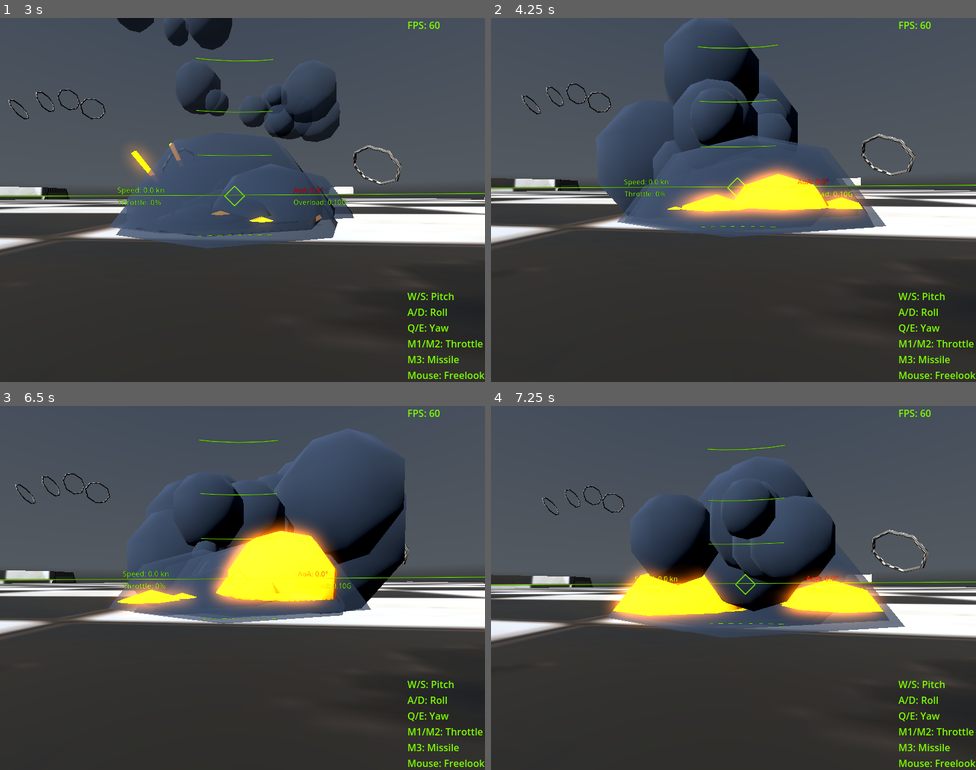
Above: before the commit, frames 1-4 (two rows, left to right).
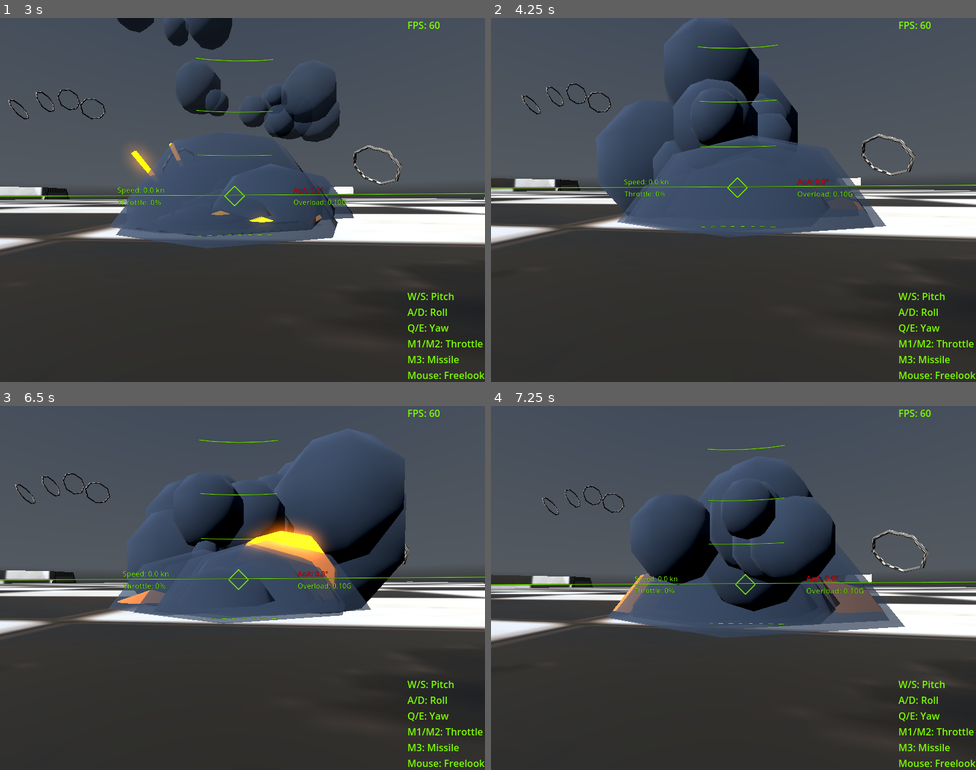
Above: after the commit, the same moments.

Repository: IzalithSky/vimana
Game: Godot game, scene res://scenes/main_menu.tscn
Same seed, same stepped clock (60 frames per second), same inputs: the game is played once before the commit and once after it. A sky picture missing from this copy of the repository is replaced by a grey-blue gradient.
Inputs (mouse positions are in pixels of both pictures, inside the frame that each line leads up to):
- Up to frame 1 (3 s): click "Jet Vimana" at 0.5 s; move the mouse to (266, 200) at 1.27 s; hold S (pitch_up) from 1.28 s (still down); tap V (fire_missile) at 1.35, 2.1, 2.85 s; move the mouse to (218, 200) at 2.02 s; move the mouse to (252, 192) at 2.77 s
- Up to frame 2 (4.25 s): keep holding S (pitch_up); move the mouse to (728, 207) at 3.52 s; tap V (fire_missile) at 3.6 s
- Up to frame 3 (6.5 s): keep holding S (pitch_up); move the mouse to (276, 591) at 4.27 s; tap V (fire_missile) at 4.35, 5.1, 5.85 s; move the mouse to (203, 584) at 5.02 s; move the mouse to (247, 588) at 5.77 s
- Up to frame 4 (7.25 s): move the mouse to (714, 580) at 6.52 s; release S (pitch_up) at 6.53 s; hold D (roll_right) from 6.53 s (still down); tap V (fire_missile) at 6.6 s

Frame 1 is identical in both runs. In frame 2, 4.4% of the frame differs, in the area x 36-78%, y 39-56%; in frame 3, 5.9%; in frame 4, 6.2%, in the area x 8-90%, y 43-61%.

Commit message:
sam sites

Diff:
--- a/objects/missile/missile.gd
+++ b/objects/missile/missile.gd
@@ -1,10 +1,15 @@
-class_name Missile extends RigidBody3D
+class_name Missile
+extends RigidBody3D
 
 @export var speed: float = 300.0
-@export var lifetime: float = 5.0
+@export var lifetime: float = 10.0
 @export var explosion_scene: PackedScene
+@export var target: Node3D
+@export var max_turn_rate_deg: float = 90.0  # degrees per second
+@export var max_fuel: float = 30.0  # fuel in seconds
 
 var time_alive: float = 0.0
+var fuel: float = max_fuel
 
 
 func _ready() -> void:
@@ -12,10 +17,33 @@
 
 
 func _physics_process(delta: float) -> void:
-	# Move missile forward
+	if target and fuel > 0.0:
+		# Predict target future position
+		var to_target = target.global_transform.origin - global_transform.origin
+		var target_velocity = target.linear_velocity if target is RigidBody3D else Vector3.ZERO
+		var time_to_reach = to_target.length() / speed
+		var predicted_position = target.global_transform.origin + target_velocity * time_to_reach
+
+		var desired_dir: Vector3 = (predicted_position - global_transform.origin).normalized()
+		var current_dir: Vector3 = -global_transform.basis.z
+		var angle_diff: float = current_dir.angle_to(desired_dir)
+		var max_turn_rad: float = deg_to_rad(max_turn_rate_deg) * delta
+
+		if angle_diff > 0.001:
+			var axis: Vector3 = current_dir.cross(desired_dir).normalized()
+			var turn_angle: float = min(angle_diff, max_turn_rad)
+			var rotation_delta = Basis(axis, turn_angle)
+			global_transform.basis = rotation_delta * global_transform.basis
+			fuel -= turn_angle / max_turn_rad * delta
+		else:
+			fuel -= delta * 0.1  # minimal drain
+
+		fuel = max(fuel, 0.0)
+
+	# Constant forward velocity
 	linear_velocity = -global_transform.basis.z * speed
 
-	# Timeout check
+	# Lifetime check
 	time_alive += delta
 	if time_alive >= lifetime:
 		_spawn_explosion()
--- a/objects/missile/missile_launcher.gd
+++ b/objects/missile_launcher.gd
@@ -1,13 +1,7 @@
 class_name MissileLauncher extends Node3D
 
 @export var missile_scene: PackedScene
-@export var fire_action: String = "fire_missile"
-
-
-func _process(delta: float) -> void:
-	if Input.is_action_just_pressed(fire_action):
-		launch_missile()
-
+@export var target: Node3D  # Optional
 
 func launch_missile() -> void:
 	if missile_scene:
@@ -15,6 +9,9 @@
 		get_tree().current_scene.add_child(missile)
 		missile.global_transform = global_transform
 
-		# Ignore collision with parent (e.g., the jet)
+		if missile is Missile and target:
+			missile.target = target
+
+		# Ignore collision with parent
 		if missile is RigidBody3D and owner is CollisionObject3D:
 			missile.add_collision_exception_with(owner)
--- /dev/null
+++ b/objects/player_missile_launcher.gd
@@ -0,0 +1,7 @@
+class_name PlayerMissileLauncher extends MissileLauncher
+
+@export var fire_action: String = "fire_missile"
+
+func _process(delta: float) -> void:
+	if Input.is_action_just_pressed(fire_action):
+		launch_missile()
--- /dev/null
+++ b/objects/sam.gd
@@ -0,0 +1,15 @@
+class_name SAM extends MissileLauncher
+
+
+
+@export var fire_interval: float = 2.0
+var _timer := 0.0
+
+func _process(delta: float) -> void:
+	if not target:
+		target = get_tree().get_first_node_in_group("player")
+	if target:
+		_timer += delta
+		if _timer >= fire_interval:
+			_timer = 0.0
+			launch_missile()
--- a/objects/vehicles/vimana_h/vimana_h.tscn
+++ b/objects/vehicles/vimana_h/vimana_h.tscn
@@ -5,8 +5,8 @@
 [ext_resource type="Script" uid="uid://cu5pn655aha13" path="res://objects/common/fp_camera_holder.gd" id="4_cmws1"]
 [ext_resource type="Script" uid="uid://db5fo0njlni2v" path="res://objects/common/horizon.gd" id="5_b75js"]
 [ext_resource type="Texture2D" uid="uid://buyab1s5wwd8b" path="res://textures/nose_sprite.png" id="6_wmq1v"]
+[ext_resource type="Script" uid="uid://ca3q1n33gqkgg" path="res://objects/player_missile_launcher.gd" id="7_66awe"]
 [ext_resource type="Texture2D" uid="uid://c8pblqefl4ywh" path="res://textures/heading_sprite.png" id="7_wis5o"]
-[ext_resource type="Script" uid="uid://d2nrb6pxnthli" path="res://objects/missile/missile_launcher.gd" id="8_qdi1b"]
 [ext_resource type="PackedScene" uid="uid://cmrbjs74gmqdn" path="res://objects/missile/missile.tscn" id="9_5o11h"]
 
 [sub_resource type="ArrayMesh" id="ArrayMesh_s1d72"]
@@ -254,5 +254,5 @@
 
 [node name="MissileLauncher" type="Node3D" parent="."]
 transform = Transform3D(1, 0, 0, 0, 1, 0, 0, 0, 1, 0, -1.5, 0)
-script = ExtResource("8_qdi1b")
+script = ExtResource("7_66awe")
 missile_scene = ExtResource("9_5o11h")
--- a/objects/vehicles/vimana_j/vimana_j.tscn
+++ b/objects/vehicles/vimana_j/vimana_j.tscn
@@ -7,7 +7,7 @@
 [ext_resource type="Script" uid="uid://db5fo0njlni2v" path="res://objects/common/horizon.gd" id="4_nhwor"]
 [ext_resource type="Texture2D" uid="uid://buyab1s5wwd8b" path="res://textures/nose_sprite.png" id="5_nndtu"]
 [ext_resource type="Texture2D" uid="uid://c8pblqefl4ywh" path="res://textures/heading_sprite.png" id="6_g63xp"]
-[ext_resource type="Script" uid="uid://d2nrb6pxnthli" path="res://objects/missile/missile_launcher.gd" id="8_ql27g"]
+[ext_resource type="Script" uid="uid://ca3q1n33gqkgg" path="res://objects/player_missile_launcher.gd" id="8_pcmts"]
 [ext_resource type="PackedScene" uid="uid://cmrbjs74gmqdn" path="res://objects/missile/missile.tscn" id="9_67yly"]
 
 [sub_resource type="ArrayMesh" id="ArrayMesh_s1d72"]
@@ -259,5 +259,5 @@
 
 [node name="MissileLauncher" type="Node3D" parent="."]
 transform = Transform3D(1, 0, 0, 0, 1, 0, 0, 0, 1, 0, -1.5, 0)
-script = ExtResource("8_ql27g")
+script = ExtResource("8_pcmts")
 missile_scene = ExtResource("9_67yly")
--- a/objects/vehicles/vimana_lvd/vimana_lvd.tscn
+++ b/objects/vehicles/vimana_lvd/vimana_lvd.tscn
@@ -5,8 +5,8 @@
 [ext_resource type="Script" uid="uid://cu5pn655aha13" path="res://objects/common/fp_camera_holder.gd" id="4_ag212"]
 [ext_resource type="Script" uid="uid://db5fo0njlni2v" path="res://objects/common/horizon.gd" id="5_asrxm"]
 [ext_resource type="Texture2D" uid="uid://buyab1s5wwd8b" path="res://textures/nose_sprite.png" id="6_8dfia"]
+[ext_resource type="Script" uid="uid://ca3q1n33gqkgg" path="res://objects/player_missile_launcher.gd" id="7_3juvv"]
 [ext_resource type="Texture2D" uid="uid://c8pblqefl4ywh" path="res://textures/heading_sprite.png" id="7_qwtcr"]
-[ext_resource type="Script" uid="uid://d2nrb6pxnthli" path="res://objects/missile/missile_launcher.gd" id="8_83kcv"]
 [ext_resource type="PackedScene" uid="uid://cmrbjs74gmqdn" path="res://objects/missile/missile.tscn" id="9_rv5pg"]
 
 [sub_resource type="ArrayMesh" id="ArrayMesh_s1d72"]
@@ -254,5 +254,5 @@
 
 [node name="MissileLauncher" type="Node3D" parent="."]
 transform = Transform3D(1, 0, 0, 0, 1, 0, 0, 0, 1, 0, -1.5, 0)
-script = ExtResource("8_83kcv")
+script = ExtResource("7_3juvv")
 missile_scene = ExtResource("9_rv5pg")
--- a/scenes/world.gd
+++ b/scenes/world.gd
@@ -11,4 +11,5 @@
 	if vehicle_scene:
 		var vehicle = vehicle_scene.instantiate()
 		vehicle.global_transform = spawn.global_transform
+		vehicle.add_to_group("player")
 		objects.add_child(vehicle)
--- a/scenes/world_0.tscn
+++ b/scenes/world_0.tscn
@@ -1,10 +1,12 @@
-[gd_scene load_steps=20 format=4 uid="uid://dj47wc5nnm06h"]
+[gd_scene load_steps=22 format=4 uid="uid://dj47wc5nnm06h"]
 
 [ext_resource type="Script" uid="uid://dhxjopkuabn57" path="res://scenes/world.gd" id="1_bcyrs"]
 [ext_resource type="Texture2D" uid="uid://cxsddgs0gyvbd" path="res://textures/256x256/Wood/Wood_04-256x256.png" id="1_i4dot"]
 [ext_resource type="Texture2D" uid="uid://c1roa4832yb6l" path="res://textures/256x256/Wood/Wood_01-256x256.png" id="2_c81cj"]
 [ext_resource type="Texture2D" uid="uid://sndvqvvcq06x" path="res://textures/256x256/Tile/Tile_11-256x256.png" id="3_c81cj"]
 [ext_resource type="Texture2D" uid="uid://cn0tsbbgu47va" path="res://textures/kloofendal_43d_clear_puresky_1k.exr" id="4_bcyrs"]
+[ext_resource type="Script" uid="uid://b8gu7esoqx2fq" path="res://objects/sam.gd" id="6_7oua0"]
+[ext_resource type="PackedScene" uid="uid://cmrbjs74gmqdn" path="res://objects/missile/missile.tscn" id="7_85mci"]
 
 [sub_resource type="StandardMaterial3D" id="StandardMaterial3D_7oua0"]
 albedo_texture = ExtResource("1_i4dot")
@@ -320,6 +322,48 @@
 [node name="Spawn" type="Node3D" parent="objects"]
 transform = Transform3D(0.994267, 0, 0.106923, 0, 1, 0, -0.106923, 0, 0.994267, 10.7364, 1.03872, -315.373)
 
+[node name="SAMs" type="Node3D" parent="objects"]
+
+[node name="SAM1" type="CSGBox3D" parent="objects/SAMs"]
+transform = Transform3D(1, 0, 0, 0, 1, 0, 0, 0, 1, -6.57855, 0, 90.9384)
+script = ExtResource("6_7oua0")
+missile_scene = ExtResource("7_85mci")
+
+[node name="SAM2" type="CSGBox3D" parent="objects/SAMs"]
+transform = Transform3D(1, 0, 0, 0, 1, 0, 0, 0, 1, 952.729, 0, 1683.12)
+script = ExtResource("6_7oua0")
+missile_scene = ExtResource("7_85mci")
+
+[node name="SAM3" type="CSGBox3D" parent="objects/SAMs"]
+transform = Transform3D(1, 0, 0, 0, 1, 0, 0, 0, 1, 1940.56, 0, -81.9309)
+script = ExtResource("6_7oua0")
+missile_scene = ExtResource("7_85mci")
+
+[node name="SAM4" type="CSGBox3D" parent="objects/SAMs"]
+transform = Transform3D(1, 0, 0, 0, 1, 0, 0, 0, 1, -1440.79, 0, -929.358)
+script = ExtResource("6_7oua0")
+missile_scene = ExtResource("7_85mci")
+
+[node name="SAM5" type="CSGBox3D" parent="objects/SAMs"]
+transform = Transform3D(1, 0, 0, 0, 1, 0, 0, 0, 1, -1654.74, 0, 529.821)
+script = ExtResource("6_7oua0")
+missile_scene = ExtResource("7_85mci")
+
+[node name="SAM6" type="CSGBox3D" parent="objects/SAMs"]
+transform = Transform3D(1, 0, 0, 0, 1, 0, 0, 0, 1, 100.287, 0, -1855.34)
+script = ExtResource("6_7oua0")
+missile_scene = ExtResource("7_85mci")
+
+[node name="SAM7" type="CSGBox3D" parent="objects/SAMs"]
+transform = Transform3D(1, 0, 0, 0, 1, 0, 0, 0, 1, 1482.58, 0, -1947.27)
+script = ExtResource("6_7oua0")
+missile_scene = ExtResource("7_85mci")
+
+[node name="SAM8" type="CSGBox3D" parent="objects/SAMs"]
+transform = Transform3D(1, 0, 0, 0, 1, 0, 0, 0, 1, -292.505, 0, 1292)
+script = ExtResource("6_7oua0")
+missile_scene = ExtResource("7_85mci")
+
 [node name="ui" type="Node3D" parent="."]
 
 [node name="DebugOverlay" type="CanvasLayer" parent="ui"]
Renamed: objects/missile/missile_launcher.gd.uid -> objects/missile_launcher.gd.uid
Not shown, added: objects/player_missile_launcher.gd.uid
Not shown, added: objects/sam.gd.uid
